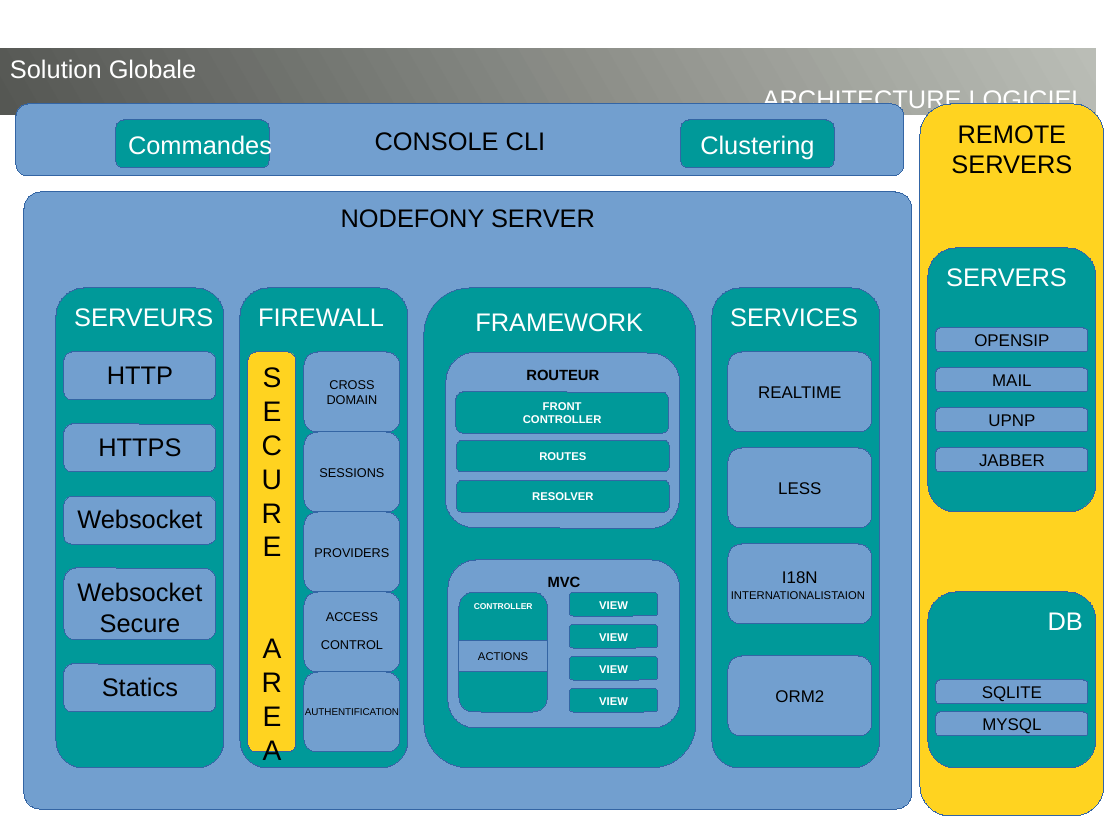
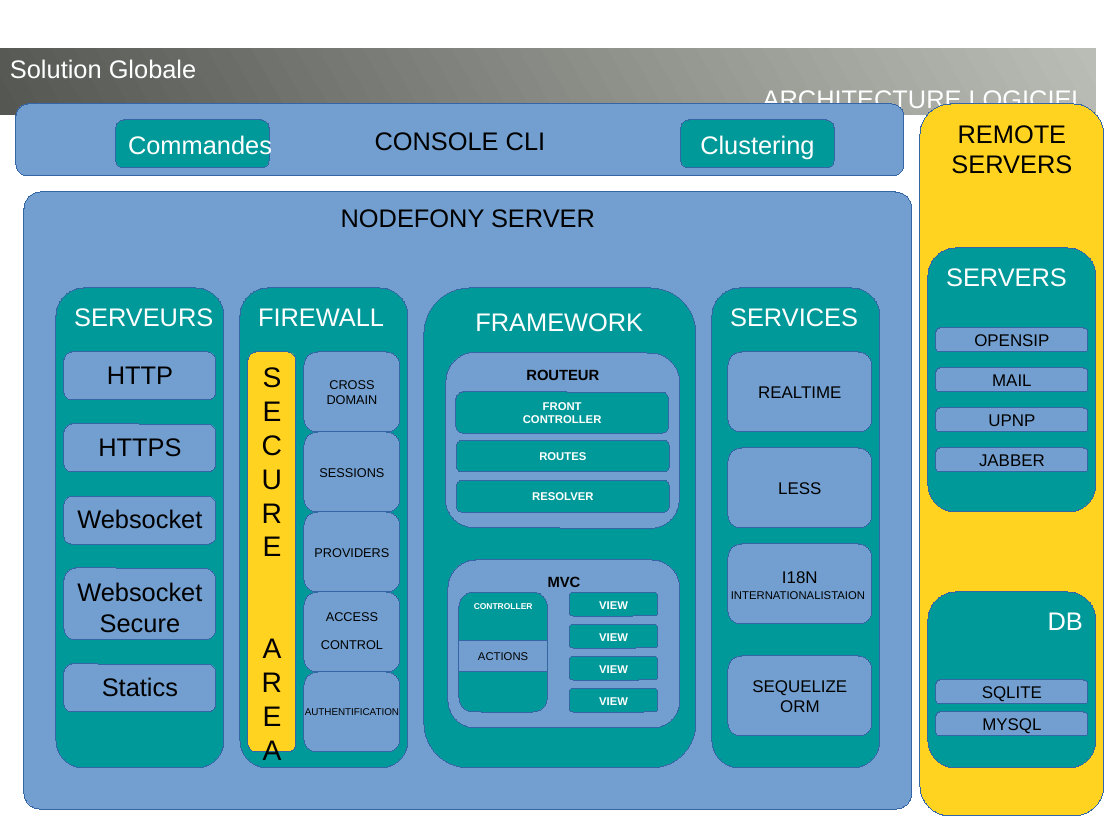
Before and after one commit to nodefony/nodefony-starter, a slide deck: slide 8 of src/nodefony/doc/nodefony.odp. Drawn at 1120x840 pixels with LibreOffice and Linux fonts; fonts in the diff are those of the drawing. Boxes give left, top, right and bottom in pixels: in the first picture for what was removed or moved away, otherwise in the second. Text is boxed around its words. In the diff, an @@ line names an element or a change of style, - is before the commit and + after.

```diff
--- a/src/nodefony/doc/nodefony.odp
+++ b/src/nodefony/doc/nodefony.odp
@@ text in rounded rectangle at bbox=[752, 680, 847, 712]: text changed @@
-ORM2
+SEQUELIZE
+ORM
```
Also in this commit, not shown: 2 other slides changed, 17 other files.
